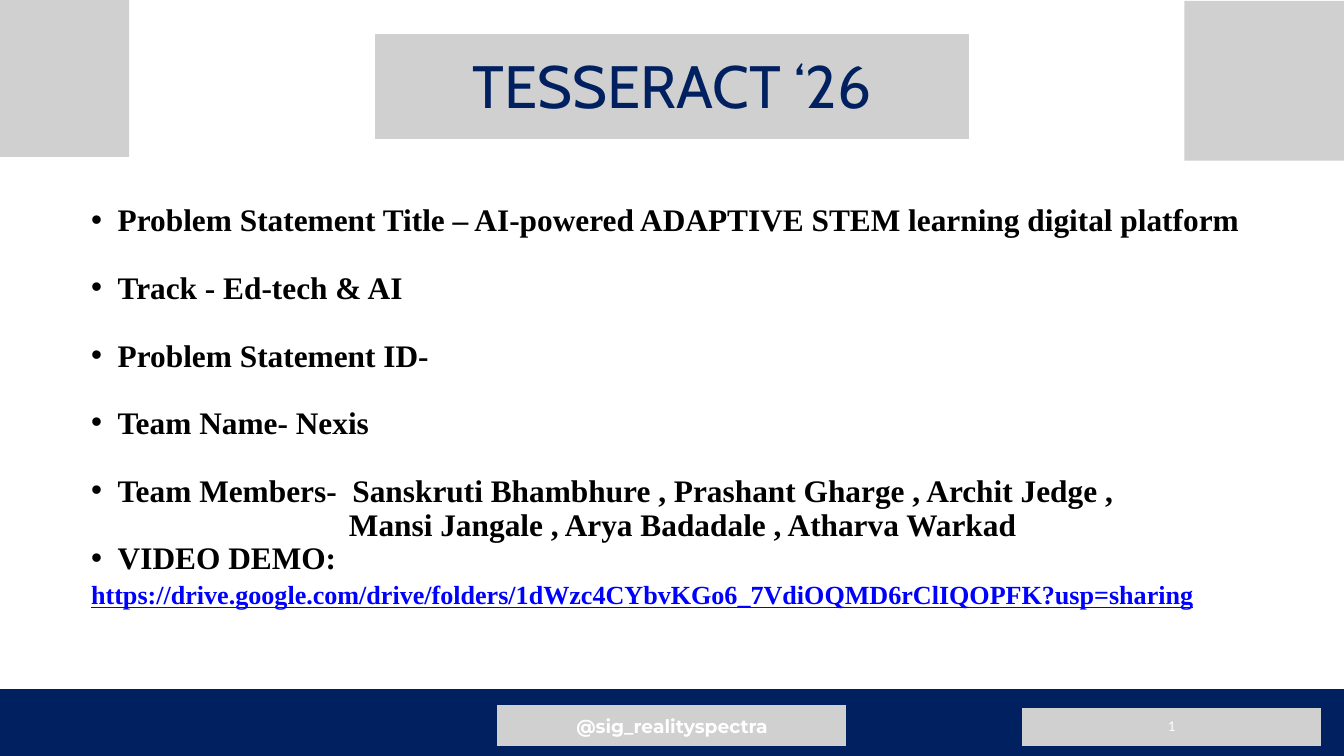
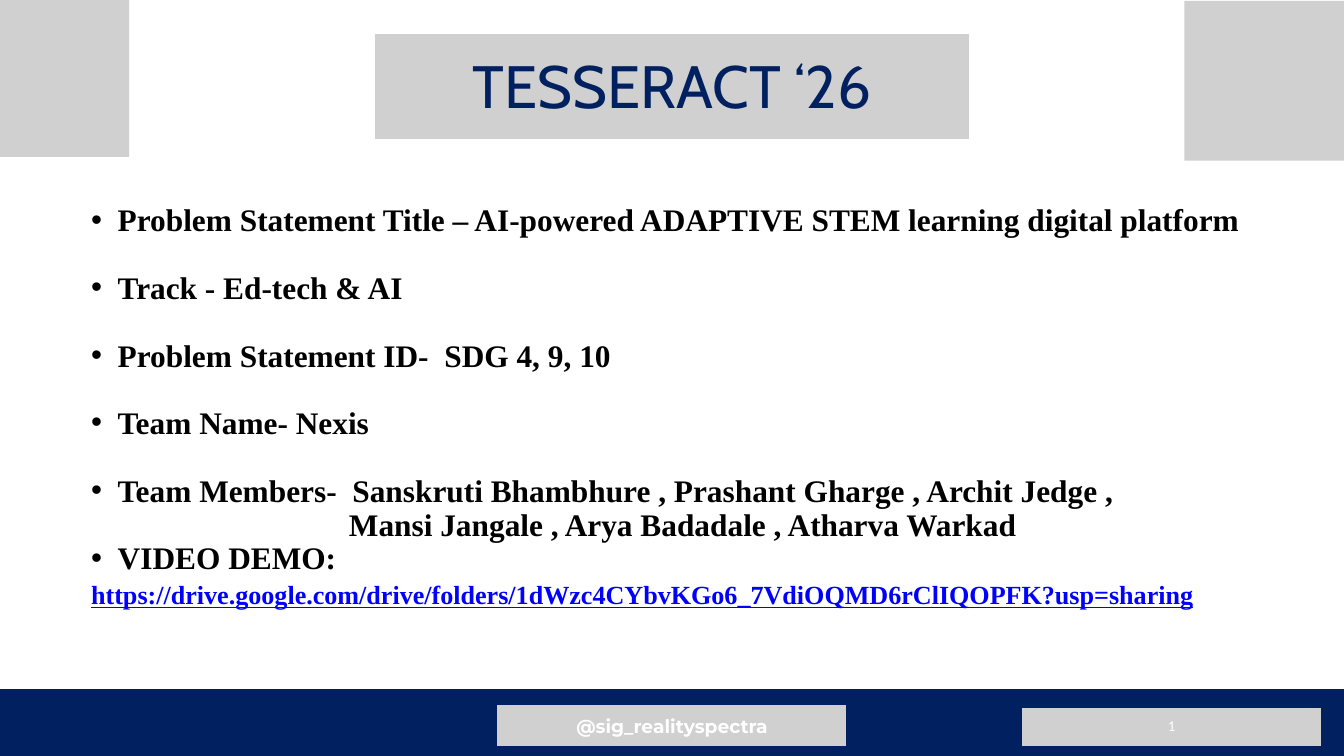
Before and after one commit to Sergiomarquina1111/VEKTOR-Inteligence, a slide deck: slide 1 of TESSERACT'26_PPT.pptx. Drawn at 1344x756 pixels with LibreOffice and Linux fonts; fonts in the diff are those of the drawing; grey boxes stand for pictures. Boxes give left, top, right and bottom in pixels: in the first picture for what was removed or moved away, otherwise in the second. Text is boxed around its words. In the diff, an @@ line names an element or a change of style, - is before the commit and + after.

```diff
--- a/TESSERACT'26_PPT.pptx
+++ b/TESSERACT'26_PPT.pptx
@@ text at [118,345,610,372]: text changed @@
-  • Problem Statement ID-
+  • Problem Statement ID- SDG 4, 9, 10
```
Also in this commit, not shown: 3 other slides changed, 22 other files.
